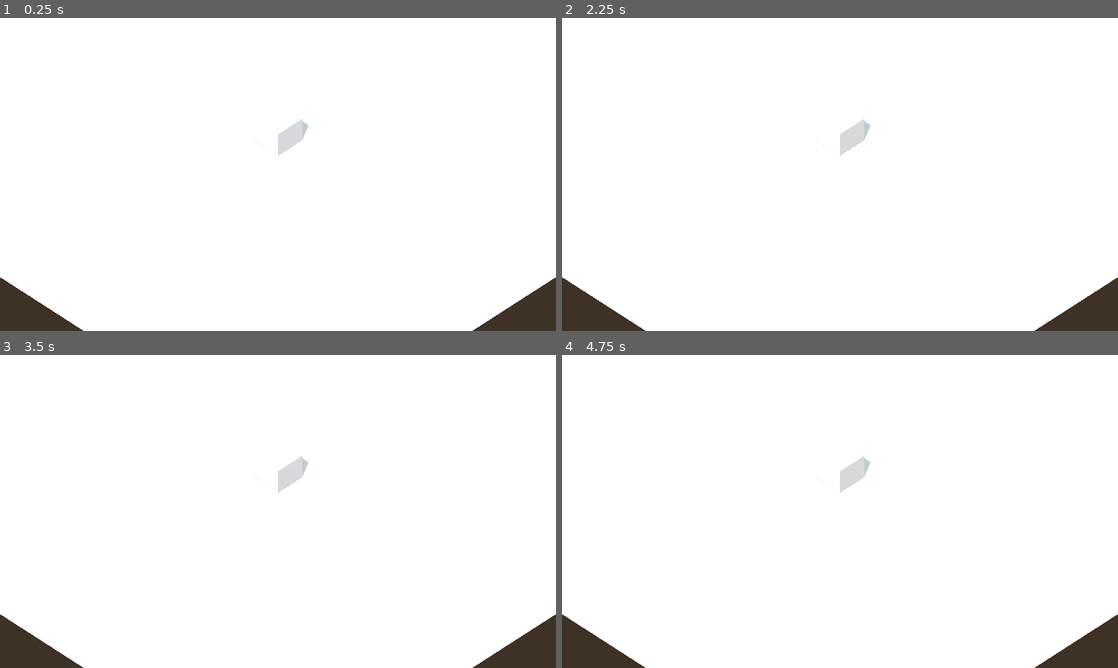
Above: before the commit, frames 1-4 (two rows, left to right).
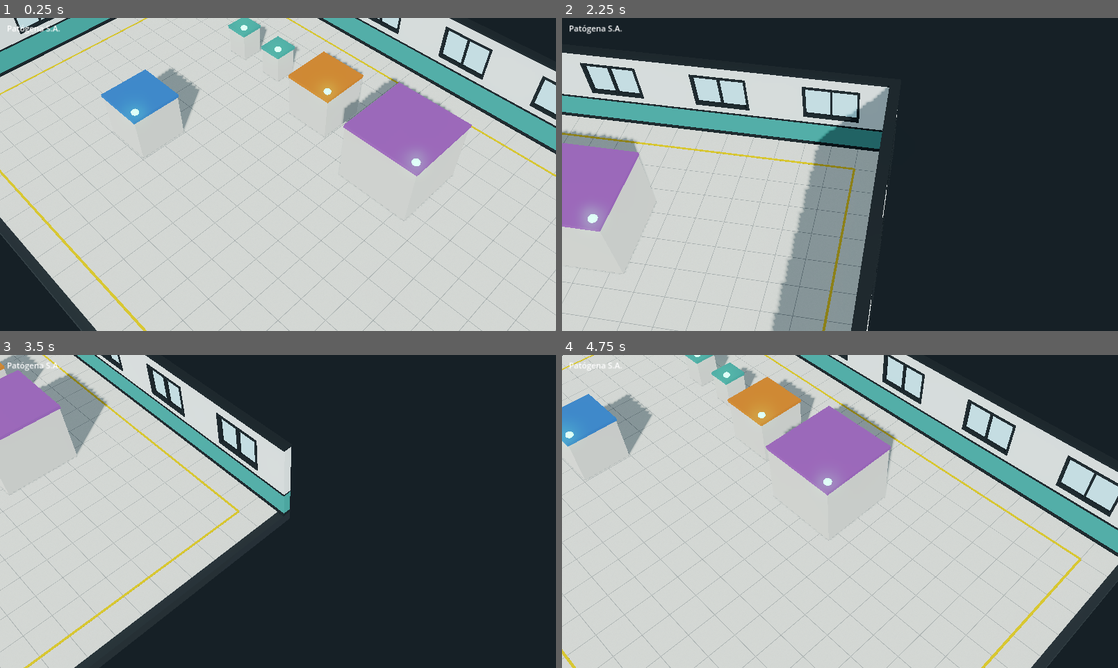
Above: after the commit, the same moments.

Repository: kutedo2001/Patogena
Game: Godot game, scene res://escenas/principal.tscn
Two runs of this game, one before a commit and one after it. Both use one fixed random seed, a clock stepped at 60 frames per second and the inputs below.
Inputs (mouse positions are in pixels of both pictures, inside the frame that each line leads up to):
- Up to frame 1 (0.25 s): no input
- Up to frame 2 (2.25 s): tap Enter at 0.5 s; move the mouse to (962, 158) at 0.52 s; hold Right (ui_right) 0.53-1.25 s; tap Q at 0.6, 2.1 s; click (962, 158) at 0.67 s; tap E at 0.8 s; drag from (728, 190) to (812, 237) at 1.27 s; move the mouse to (895, 105) at 2.02 s; hold Right (ui_right) from 2.03 s (still down); click (895, 105) at 2.17 s
- Up to frame 3 (3.5 s): tap E at 2.3 s; release Right (ui_right) at 2.75 s; drag from (250, 574) to (111, 464) at 2.77 s
- Up to frame 4 (4.75 s): tap Space at 3.5 s; move the mouse to (1006, 558) at 3.52 s; hold Left (ui_left) 3.53-4.25 s; tap Q at 3.6 s; click (1006, 558) at 3.67 s; tap E at 3.8 s; drag from (673, 464) to (756, 433) at 4.27 s

The runs differ from the first frame. In frame 1, 100% of the frame differs, in the area x 0-100%, y 0-100%; in frame 2, 100%; in frame 3, 100%; in frame 4, 100%.

Commit message:
feat: cámara del juego, sala del laboratorio y luz igualada PC/web (P3.3)
Co-Authored-By: Claude Opus 5.5 <noreply@anthropic.com>
Claude-Session: https://claude.ai/code/session_01FTH4Ncez4QxregiZRWV3gW

Diff:
--- a/escenas/principal.tscn
+++ b/escenas/principal.tscn
@@ -1,31 +1,24 @@
-[gd_scene load_steps=8 format=3]
+[gd_scene load_steps=5 format=3]
 
 [ext_resource type="Script" path="res://scripts/principal.gd" id="1"]
-
-[sub_resource type="ProceduralSkyMaterial" id="cielo_mat"]
-sky_top_color = Color(0.62, 0.7, 0.78, 1)
-sky_horizon_color = Color(0.82, 0.85, 0.88, 1)
-ground_horizon_color = Color(0.82, 0.85, 0.88, 1)
-
-[sub_resource type="Sky" id="cielo"]
-sky_material = SubResource("cielo_mat")
+[ext_resource type="Script" path="res://scripts/sala.gd" id="2"]
+[ext_resource type="Script" path="res://scripts/camara.gd" id="3"]
 
 [sub_resource type="Environment" id="entorno"]
-background_mode = 2
-sky = SubResource("cielo")
-ambient_light_source = 3
+background_mode = 1
+background_color = Color(0.1, 0.12, 0.13, 1)
+ambient_light_source = 2
+ambient_light_color = Color(0.78, 0.83, 0.86, 1)
+ambient_light_energy = 0.55
 tonemap_mode = 2
+tonemap_white = 6.0
 ssao_enabled = true
-
-[sub_resource type="PlaneMesh" id="suelo_malla"]
-size = Vector2(40, 40)
-
-[sub_resource type="StandardMaterial3D" id="suelo_mat"]
-albedo_color = Color(0.78, 0.8, 0.79, 1)
-roughness = 0.85
-
-[sub_resource type="BoxMesh" id="caja"]
-size = Vector3(2, 1.6, 2)
+ssao_radius = 1.2
+ssao_intensity = 2.5
+glow_enabled = true
+glow_intensity = 0.4
+glow_bloom = 0.05
+glow_hdr_threshold = 1.2
 
 [node name="Principal" type="Node3D"]
 script = ExtResource("1")
@@ -34,22 +27,21 @@
 environment = SubResource("entorno")
 
 [node name="Sol" type="DirectionalLight3D" parent="."]
-transform = Transform3D(0.866, -0.354, 0.354, 0, 0.707, 0.707, -0.5, -0.612, 0.612, 0, 10, 0)
+transform = Transform3D(0.819, -0.329, 0.470, 0, 0.819, 0.574, -0.574, -0.470, 0.671, 0, 12, 0)
+light_color = Color(1, 0.97, 0.92, 1)
+light_energy = 1.1
 shadow_enabled = true
+shadow_blur = 1.5
+directional_shadow_max_distance = 80.0
 
-[node name="Camara" type="Camera3D" parent="."]
-transform = Transform3D(0.707, -0.454, 0.542, 0, 0.766, 0.643, -0.707, -0.454, 0.542, 14, 14, 14)
-projection = 1
-size = 18.0
-far = 200.0
+[node name="Sala" type="Node3D" parent="."]
+script = ExtResource("2")
 
-[node name="Suelo" type="MeshInstance3D" parent="."]
-mesh = SubResource("suelo_malla")
-surface_material_override/0 = SubResource("suelo_mat")
+[node name="RigCamara" type="Node3D" parent="."]
+script = ExtResource("3")
 
-[node name="Prueba" type="MeshInstance3D" parent="."]
-transform = Transform3D(1, 0, 0, 0, 1, 0, 0, 0, 1, 0, 0.8, 0)
-mesh = SubResource("caja")
+[node name="Camara" type="Camera3D" parent="RigCamara"]
+current = true
 
 [node name="HUD" type="CanvasLayer" parent="."]
 
--- /dev/null
+++ b/scripts/camara.gd
@@ -0,0 +1,93 @@
+extends Node3D
+## Cámara del juego: perspectiva FOV 30°, inclinación 50°, giro en pasos de 45°.
+## Ratón: rueda = zoom, botón central o derecho arrastrando = mover; Q/E = girar;
+## WASD / flechas = mover. Táctil: un dedo mueve, dos dedos hacen zoom.
+
+const INCLINACION := 50.0
+const FOV := 30.0
+const DIST_MIN := 13.0   # ~12 casillas de ancho
+const DIST_MAX := 42.0   # ~40 casillas de ancho
+const VEL_MOVER := 14.0
+
+@export var limites := Rect2(-12, -8, 24, 16)
+var distancia := 21.0            # ~20 casillas de ancho a zoom medio
+var _dist_obj := 21.0
+var giro := 45.0
+var _giro_obj := 45.0
+var _arrastrando := false
+var _toques := {}
+
+@onready var cam: Camera3D = $Camara
+
+func _ready() -> void:
+	cam.fov = FOV
+	cam.near = 0.5
+	cam.far = 300.0
+	for a in OS.get_cmdline_user_args():  # para capturas automáticas
+		if a.begins_with("--giro="):
+			giro = float(a.trim_prefix("--giro=")); _giro_obj = giro
+		elif a.begins_with("--dist="):
+			distancia = float(a.trim_prefix("--dist=")); _dist_obj = distancia
+	_aplicar()
+
+func _unhandled_input(ev: InputEvent) -> void:
+	if ev is InputEventMouseButton:
+		if ev.button_index == MOUSE_BUTTON_WHEEL_UP and ev.pressed:
+			_dist_obj = clampf(_dist_obj * 0.88, DIST_MIN, DIST_MAX)
+		elif ev.button_index == MOUSE_BUTTON_WHEEL_DOWN and ev.pressed:
+			_dist_obj = clampf(_dist_obj / 0.88, DIST_MIN, DIST_MAX)
+		elif ev.button_index in [MOUSE_BUTTON_MIDDLE, MOUSE_BUTTON_RIGHT]:
+			_arrastrando = ev.pressed
+	elif ev is InputEventMouseMotion and _arrastrando:
+		_mover_pantalla(ev.relative)
+	elif ev is InputEventKey and ev.pressed and not ev.echo:
+		if ev.keycode == KEY_Q:
+			_giro_obj -= 45.0
+		elif ev.keycode == KEY_E:
+			_giro_obj += 45.0
+	elif ev is InputEventScreenTouch:
+		if ev.pressed:
+			_toques[ev.index] = ev.position
+		else:
+			_toques.erase(ev.index)
+	elif ev is InputEventScreenDrag:
+		if _toques.size() == 1:
+			_mover_pantalla(ev.relative)
+		elif _toques.size() == 2 and _toques.has(ev.index):
+			var otro: Vector2 = _toques[_toques.keys().filter(func(k): return k != ev.index)[0]]
+			var antes: float = (_toques[ev.index] as Vector2).distance_to(otro)
+			var ahora: float = ev.position.distance_to(otro)
+			if ahora > 1.0:
+				_dist_obj = clampf(_dist_obj * antes / ahora, DIST_MIN, DIST_MAX)
+		_toques[ev.index] = ev.position
+
+func _mover_pantalla(rel: Vector2) -> void:
+	var escala := distancia * 0.0016
+	_desplazar(Vector2(-rel.x, -rel.y) * escala)
+
+func _desplazar(d: Vector2) -> void:
+	var b := Basis(Vector3.UP, deg_to_rad(giro))
+	var mundo := b * Vector3(d.x, 0, d.y)
+	position.x = clampf(position.x + mundo.x, limites.position.x, limites.end.x)
+	position.z = clampf(position.z + mundo.z, limites.position.y, limites.end.y)
+
+func _process(dt: float) -> void:
+	var v := Vector2(
+		Input.get_axis("ui_left", "ui_right") + float(Input.is_key_pressed(KEY_D)) - float(Input.is_key_pressed(KEY_A)),
+		Input.get_axis("ui_up", "ui_down") + float(Input.is_key_pressed(KEY_S)) - float(Input.is_key_pressed(KEY_W)))
+	if v != Vector2.ZERO:
+		_desplazar(v.limit_length(1.0) * VEL_MOVER * dt * distancia / 21.0)
+	var k := 1.0 - exp(-12.0 * dt)
+	distancia = lerpf(distancia, _dist_obj, k)
+	giro = lerpf(giro, _giro_obj, k)
+	_aplicar()
+
+func _aplicar() -> void:
+	rotation_degrees.y = giro
+	var inc := deg_to_rad(INCLINACION)
+	cam.position = Vector3(0, sin(inc), cos(inc)) * distancia
+	cam.rotation_degrees = Vector3(-INCLINACION, 0, 0)
+
+## Dirección horizontal desde la que mira la cámara (para ocultar paredes cercanas).
+func direccion_vista() -> Vector3:
+	return (Basis(Vector3.UP, deg_to_rad(giro)) * Vector3(0, 0, 1)).normalized()
--- a/scripts/principal.gd
+++ b/scripts/principal.gd
@@ -1,8 +1,73 @@
 extends Node3D
-## Escena principal provisional (P3.2): comprueba que el proyecto arranca,
-## dibuja y exporta. La cámara, luz y suelo definitivos llegan en P3.3.
+## Escena principal. En la puerta 3 monta la sala, la cámara y unos volúmenes
+## de escala provisionales (gris, con baliza) para juzgar densidad y proporción.
 
 @onready var titulo: Label = $HUD/Titulo
+@onready var sala: Node3D = $Sala
+@onready var camara: Node3D = $RigCamara
+
+const ESCALAS := [
+	# [posición casilla, tamaño en casillas (x, alto, z), acento de familia]
+	[Vector2(-6, -4), Vector3(1, 1.2, 1), Color(0.29, 0.58, 0.54)],
+	[Vector2(-4, -4), Vector3(1, 1.2, 1), Color(0.29, 0.58, 0.54)],
+	[Vector2(-1, -3.5), Vector3(2, 1.8, 2), Color(0.85, 0.45, 0.2)],
+	[Vector2(3, -3), Vector3(3, 2.4, 3), Color(0.55, 0.35, 0.65)],
+	[Vector2(-5, 2), Vector3(2, 1.8, 2), Color(0.25, 0.45, 0.75)],
+]
 
 func _ready() -> void:
 	titulo.text = tr("JUEGO_TITULO")
+	_igualar_renderizadores()
+	sala.camara = camara
+	for e in ESCALAS:
+		_volumen(e[0], e[1], e[2])
+
+func _volumen(casilla: Vector2, t: Vector3, acento: Color) -> void:
+	var raiz := Node3D.new()
+	raiz.position = Vector3(casilla.x, 0, casilla.y)
+	add_child(raiz)
+	var cuerpo := MeshInstance3D.new()
+	var bm := BoxMesh.new()
+	bm.size = Vector3(t.x - 0.1, t.y, t.z - 0.1)
+	cuerpo.mesh = bm
+	var m := StandardMaterial3D.new()
+	m.albedo_color = Color(0.82, 0.8, 0.76)
+	m.roughness = 0.6
+	cuerpo.material_override = m
+	cuerpo.position.y = t.y / 2.0
+	raiz.add_child(cuerpo)
+	var tapa := MeshInstance3D.new()
+	var tb := BoxMesh.new()
+	tb.size = Vector3(t.x - 0.04, 0.12, t.z - 0.04)
+	tapa.mesh = tb
+	var ma := StandardMaterial3D.new()
+	ma.albedo_color = acento
+	ma.roughness = 0.5
+	tapa.material_override = ma
+	tapa.position.y = t.y + 0.06
+	raiz.add_child(tapa)
+	var baliza := MeshInstance3D.new()
+	var sm := SphereMesh.new()
+	sm.radius = 0.14
+	sm.height = 0.2
+	baliza.mesh = sm
+	var mb := StandardMaterial3D.new()
+	mb.albedo_color = Color(0.3, 1.0, 0.45)
+	mb.emission_enabled = true
+	mb.emission = Color(0.3, 1.0, 0.45)
+	mb.emission_energy_multiplier = 3.0
+	baliza.material_override = mb
+	baliza.position = Vector3(t.x / 2.0 - 0.3, t.y + 0.2, t.z / 2.0 - 0.3)
+	raiz.add_child(baliza)
+
+## Compatibility (web/móvil) en Godot 4.3 no pasa a lineal el color de fondo ni
+## el ambiente y no tiene SSAO: se compensa para que se vea como en PC (B1).
+func _igualar_renderizadores() -> void:
+	if RenderingServer.get_rendering_device() != null:  # con RenderingDevice = Forward+ o Mobile
+		return
+	var env: Environment = $Entorno.environment
+	# valores medidos comparando capturas píxel a píxel con Forward+
+	env.background_color = env.background_color.srgb_to_linear() * 2.6
+	env.ambient_light_color = env.ambient_light_color.srgb_to_linear()
+	env.ambient_light_energy *= 1.75
+	$Sol.light_energy *= 0.4
--- /dev/null
+++ b/scripts/sala.gd
@@ -0,0 +1,128 @@
+extends Node3D
+## Sala del laboratorio generada por código: suelo de baldosa, paredes con
+## zócalo verde clínico, ventanas y marcas en el suelo. Las dos paredes que dan
+## a la cámara se esconden (como en Timberborn / Two Point).
+
+@export var ancho := 24          # casillas en X
+@export var fondo := 16          # casillas en Z
+const ALTO := 3.2
+const GROSOR := 0.3
+const ALTO_ZOCALO := 1.1
+
+const C_VERDE := Color(0.29, 0.58, 0.54)      # verde agua clínico (marca)
+const C_BLANCO := Color(0.88, 0.89, 0.87)
+const C_GRAFITO := Color(0.17, 0.19, 0.2)
+const C_CRISTAL := Color(0.62, 0.78, 0.82)
+const C_AMARILLO := Color(0.93, 0.74, 0.18)
+
+var _paredes: Array = []   # [nodo, normal hacia fuera]
+var camara: Node3D
+
+func _ready() -> void:
+	_suelo()
+	_pared(Vector3(0, 0, -fondo / 2.0), ancho, Vector3(0, 0, -1), 0.0)
+	_pared(Vector3(0, 0, fondo / 2.0), ancho, Vector3(0, 0, 1), 180.0)
+	_pared(Vector3(-ancho / 2.0, 0, 0), fondo, Vector3(-1, 0, 0), 90.0)
+	_pared(Vector3(ancho / 2.0, 0, 0), fondo, Vector3(1, 0, 0), -90.0)
+	_marcas()
+
+func _process(_dt: float) -> void:
+	if camara == null or not camara.has_method("direccion_vista"):
+		return
+	var dir: Vector3 = camara.direccion_vista()
+	for p in _paredes:
+		(p[0] as Node3D).visible = (p[1] as Vector3).dot(dir) < 0.2
+
+func _mat(c: Color, rugosidad := 0.8, metal := 0.0) -> StandardMaterial3D:
+	var m := StandardMaterial3D.new()
+	m.albedo_color = c
+	m.roughness = rugosidad
+	m.metallic = metal
+	return m
+
+func _caja(padre: Node3D, tam: Vector3, pos: Vector3, mat: Material) -> MeshInstance3D:
+	var mi := MeshInstance3D.new()
+	var bm := BoxMesh.new()
+	bm.size = tam
+	mi.mesh = bm
+	mi.material_override = mat
+	mi.position = pos
+	padre.add_child(mi)
+	return mi
+
+func _suelo() -> void:
+	var mi := MeshInstance3D.new()
+	var pm := PlaneMesh.new()
+	pm.size = Vector2(ancho, fondo)
+	mi.mesh = pm
+	var m := StandardMaterial3D.new()
+	m.albedo_texture = load("res://assets/texturas/baldosa.png")
+	m.uv1_scale = Vector3(ancho, fondo, 1)
+	m.roughness = 0.55
+	m.texture_filter = BaseMaterial3D.TEXTURE_FILTER_LINEAR_WITH_MIPMAPS_ANISOTROPIC
+	mi.material_override = m
+	add_child(mi)
+	# losa bajo el suelo para que el borde tenga canto
+	_caja(self, Vector3(ancho + GROSOR * 2, 0.4, fondo + GROSOR * 2), Vector3(0, -0.201, 0), _mat(C_GRAFITO))
+
+## Pared centrada en `centro`, de longitud `largo`, girada `giro_y` grados.
+func _pared(centro: Vector3, largo: float, normal: Vector3, giro_y: float) -> void:
+	var p := Node3D.new()
+	p.position = centro + normal * (GROSOR / 2.0)
+	p.rotation_degrees.y = giro_y
+	add_child(p)
+	_paredes.append([p, normal])
+	var l := largo + GROSOR * 2
+	var m_verde := _mat(C_VERDE, 0.7)
+	var m_blanco := _mat(C_BLANCO, 0.9)
+	var m_graf := _mat(C_GRAFITO, 0.6, 0.2)
+	# zócalo oscuro, franja verde, remate
+	_caja(p, Vector3(l, 0.14, GROSOR + 0.04), Vector3(0, 0.07, 0), m_graf)
+	_caja(p, Vector3(l, ALTO_ZOCALO - 0.14, GROSOR), Vector3(0, 0.14 + (ALTO_ZOCALO - 0.14) / 2.0, 0), m_verde)
+	_caja(p, Vector3(l, 0.06, GROSOR + 0.05), Vector3(0, ALTO_ZOCALO, 0), m_graf)
+	_caja(p, Vector3(l, 0.08, GROSOR + 0.06), Vector3(0, ALTO + 0.04, 0), m_graf)
+	# parte alta blanca con ventanas cada 4 casillas
+	var y0 := ALTO_ZOCALO + 0.03
+	var hv0 := 1.45
+	var hv1 := 2.75
+	var ancho_v := 2.0
+	var n_v := int(largo / 4.0)
+	var huecos: Array = []
+	for i in n_v:
+		huecos.append(-largo / 2.0 + 2.0 + i * 4.0)
+	# tiras de pared entre ventanas
+	var x := -l / 2.0
+	for hx in huecos:
+		var x1: float = hx - ancho_v / 2.0
+		_caja(p, Vector3(x1 - x, ALTO - y0, GROSOR), Vector3((x + x1) / 2.0, y0 + (ALTO - y0) / 2.0, 0), m_blanco)
+		_ventana(p, hx, ancho_v, y0, hv0, hv1, m_blanco, m_graf)
+		x = hx + ancho_v / 2.0
+	_caja(p, Vector3(l / 2.0 - x, ALTO - y0, GROSOR), Vector3((x + l / 2.0) / 2.0, y0 + (ALTO - y0) / 2.0, 0), m_blanco)
+
+func _ventana(p: Node3D, cx: float, w: float, y0: float, h0: float, h1: float, m_pared: Material, m_marco: Material) -> void:
+	_caja(p, Vector3(w, h0 - y0, GROSOR), Vector3(cx, (y0 + h0) / 2.0, 0), m_pared)
+	_caja(p, Vector3(w, ALTO - h1, GROSOR), Vector3(cx, (h1 + ALTO) / 2.0, 0), m_pared)
+	# marco
+	_caja(p, Vector3(w, 0.08, GROSOR + 0.08), Vector3(cx, h0, 0), m_marco)
+	_caja(p, Vector3(w, 0.08, GROSOR + 0.08), Vector3(cx, h1, 0), m_marco)
+	_caja(p, Vector3(0.08, h1 - h0, GROSOR + 0.08), Vector3(cx - w / 2.0 + 0.04, (h0 + h1) / 2.0, 0), m_marco)
+	_caja(p, Vector3(0.08, h1 - h0, GROSOR + 0.08), Vector3(cx + w / 2.0 - 0.04, (h0 + h1) / 2.0, 0), m_marco)
+	_caja(p, Vector3(0.05, h1 - h0, GROSOR + 0.04), Vector3(cx, (h0 + h1) / 2.0, 0), m_marco)
+	# cristal: algo emisivo para leer como luz de día
+	var mc := _mat(C_CRISTAL, 0.1, 0.0)
+	mc.emission_enabled = true
+	mc.emission = C_CRISTAL
+	mc.emission_energy_multiplier = 0.6
+	_caja(p, Vector3(w - 0.1, h1 - h0, 0.04), Vector3(cx, (h0 + h1) / 2.0, 0), mc)
+
+## Marcas de seguridad en el suelo: pasillo perimetral amarillo.
+func _marcas() -> void:
+	var m := _mat(C_AMARILLO, 0.6)
+	var y := 0.006
+	var e := 0.08
+	var mx := ancho / 2.0 - 1.0
+	var mz := fondo / 2.0 - 1.0
+	_caja(self, Vector3(mx * 2, 0.01, e), Vector3(0, y, -mz), m)
+	_caja(self, Vector3(mx * 2, 0.01, e), Vector3(0, y, mz), m)
+	_caja(self, Vector3(e, 0.01, mz * 2), Vector3(-mx, y, 0), m)
+	_caja(self, Vector3(e, 0.01, mz * 2), Vector3(mx, y, 0), m)
Binary file added: assets/texturas/baldosa.png
Not shown, added: assets/texturas/baldosa.png.import
Not shown, added: docs/.gdignore
Binary file added: docs/capturas/p33_a_fwd.jpg
Binary file added: docs/capturas/p33_giro.jpg
Binary file added: docs/capturas/p33_lamina.jpg
Binary file added: docs/capturas/p33_lejos.jpg
Binary file added: docs/capturas/p33_web.jpg
Not shown, changed: docs/bugs.md
Not shown, changed: docs/decisiones.md
